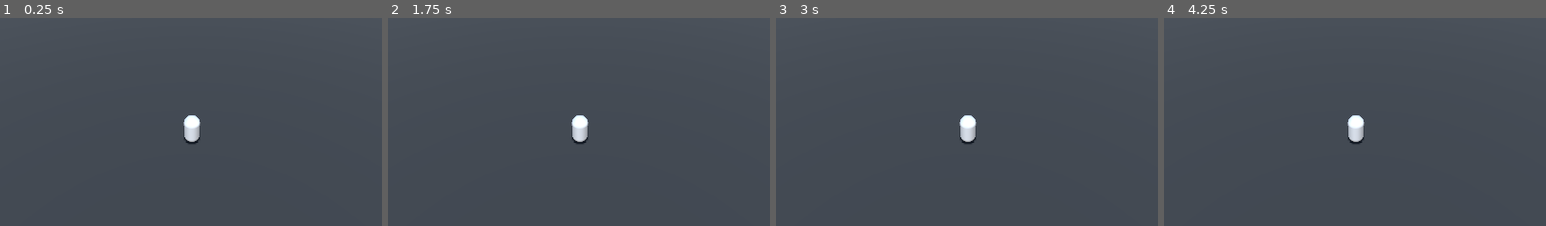
Above: before the commit, frames 1-4 (left to right).
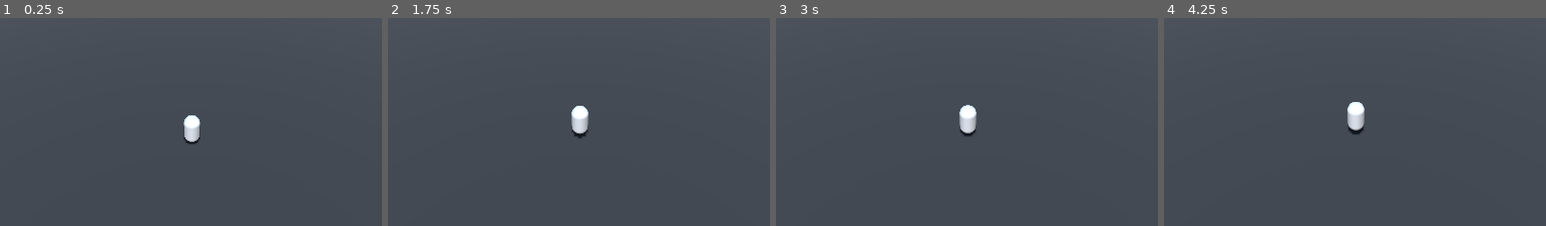
Above: after the commit, the same moments.

Repository: gabrielgad/Fridge-Fight
Game: Godot game, scene res://Scenes/Test2.tscn
Two runs of this game, one before a commit and one after it. Both use one fixed random seed, a clock stepped at 60 frames per second and the inputs below. Before the commit the project starts from res://environment.tscn.
Inputs:
- Up to frame 1 (0.25 s): no input
- Up to frame 2 (1.75 s): tap Enter (ui_accept) at 0.5, 0.6, 0.77, 1.07, 1.35, 1.52 s; hold R (Right) 0.53-1.28 s; hold S (Back) from 1.28 s (still down)
- Up to frame 3 (3 s): tap Enter (ui_accept) at 1.82, 2.1, 2.75, 2.85 s; release S (Back) at 2.03 s; hold R (Right) 2.03-2.78 s; hold W (Forward) from 2.78 s (still down)
- Up to frame 4 (4.25 s): tap Enter (ui_accept) at 3.02, 3.32, 3.6, 3.77, 4.07 s; release W (Forward) at 3.53 s; hold A (Left) from 3.53 s (still down)
The pictures show only the part of the screen within x 25-75%, y 24-74%; the shares and areas given below are measured in that part.

The runs differ from the first frame. In frame 2, 0.6% of the frame differs, in the area x 48-53%, y 42-61%; in frame 3, 0.6%; in frame 4, 0.8%, in the area x 48-53%, y 40-61%.

Commit message:
cleaning up files and fixing camera

Diff:
--- a/Player.gd
+++ /dev/null
@@ -1,28 +0,0 @@
-extends CharacterBody3D
-
-const SPEED = 8
-const JUMP_VELOCITY = 6
-
-var _velocity := Vector3.ZERO
-
-
-# Get the gravity from the project settings to be synced with RigidBody nodes.
-var gravity = ProjectSettings.get_setting("physics/3d/default_gravity")
-
-
-func _physics_process(delta):
-	# Add the gravity.
-	if not is_on_floor():
-		velocity.y -= gravity * delta
-
-	# Handle Jump.
-	if Input.is_action_just_pressed("ui_accept") and is_on_floor():
-		velocity.y = JUMP_VELOCITY
-
-	# Get the input direction and handle the movement/deceleration.
-	var move_direction := Vector3.ZERO
-	move_direction.x = Input.get_action_strength("Left") - Input.get_action_strength("Right")
-	move_direction.z = Input.get_action_strength("Forward") - Input.get_action_strength("Back")
-
-	_velocity.x = move_direction.x * SPEED
-	_velocity.z = move_direction.z * SPEED
--- a/3rd Person World.tscn
+++ b/Scenes/Test2.tscn
@@ -1,8 +1,7 @@
-[gd_scene load_steps=11 format=3 uid="uid://bnsuvkau4ngyy"]
+[gd_scene load_steps=10 format=3 uid="uid://cncaxh1b5nsmr"]
 
-[ext_resource type="PackedScene" uid="uid://c3nimjo3dgx25" path="res://Characters/Characters/gltf/Barbarian.glb" id="2_5jt7h"]
-[ext_resource type="Script" path="res://Player.gd" id="2_wbanw"]
-[ext_resource type="Script" path="res://Follow Camera.gd" id="3_x6has"]
+[ext_resource type="Texture2D" uid="uid://csdspme2cwqkt" path="res://Floor/CeramicPlainWhite001_REFL_4K.jpg" id="1_aplhb"]
+[ext_resource type="Script" path="res://Scripts/Player.gd" id="2_32132"]
 
 [sub_resource type="ProceduralSkyMaterial" id="ProceduralSkyMaterial_pbblo"]
 
@@ -16,9 +15,9 @@
 
 [sub_resource type="CameraAttributesPractical" id="CameraAttributesPractical_2wak7"]
 
-[sub_resource type="PlaneMesh" id="PlaneMesh_dxmkj"]
-size = Vector2(100, 100)
-center_offset = Vector3(0, -2, 0)
+[sub_resource type="StandardMaterial3D" id="StandardMaterial3D_jmhk5"]
+albedo_texture = ExtResource("1_aplhb")
+uv1_triplanar = true
 
 [sub_resource type="CapsuleShape3D" id="CapsuleShape3D_pjw7v"]
 
@@ -36,29 +35,23 @@
 transform = Transform3D(1, 0, 0, 0, 0.6396, 0.768708, 0, -0.768708, 0.6396, 0, 0, -2.43274)
 shadow_enabled = true
 
-[node name="MeshInstance3D" type="MeshInstance3D" parent="Map"]
-transform = Transform3D(1, 0, 0, 0, 1, 0, 0, 0, 1, -0.347343, 1.9782, 5.71905)
-mesh = SubResource("PlaneMesh_dxmkj")
+[node name="CSGBox3D" type="CSGBox3D" parent="Map"]
+material_override = SubResource("StandardMaterial3D_jmhk5")
+use_collision = true
+size = Vector3(100, 0.002, 100)
 
 [node name="Player" type="CharacterBody3D" parent="."]
 transform = Transform3D(1, 0, 0, 0, 1, 0, 0, 0, 1, 0, 1, 0)
-script = ExtResource("2_wbanw")
-
-[node name="Sprite3D" type="Sprite3D" parent="Player"]
-
-[node name="Barbarian" parent="Player/Sprite3D" instance=ExtResource("2_5jt7h")]
-transform = Transform3D(1, 0, 0, 0, 1, 0, 0, 0, 1, 0, -0.889571, 0)
+script = ExtResource("2_32132")
 
 [node name="CollisionShape3D" type="CollisionShape3D" parent="Player"]
 shape = SubResource("CapsuleShape3D_pjw7v")
 
 [node name="MeshInstance3D" type="MeshInstance3D" parent="Player"]
-visible = false
 mesh = SubResource("CapsuleMesh_h81ba")
 
 [node name="SpringArm3D" type="SpringArm3D" parent="."]
 transform = Transform3D(1, 0, 0, 0, 0.703295, 0.710898, 0, -0.710898, 0.703295, 0, 12.4676, 10.9925)
-script = ExtResource("3_x6has")
 
 [node name="Camera3D" type="Camera3D" parent="SpringArm3D"]
 current = true
--- /dev/null
+++ b/Scripts/Player.gd
@@ -0,0 +1,31 @@
+extends CharacterBody3D
+
+
+const SPEED = 5.0
+const JUMP_VELOCITY = 4.5
+
+# Get the gravity from the project settings to be synced with RigidBody nodes.
+var gravity = ProjectSettings.get_setting("physics/3d/default_gravity")
+
+
+func _physics_process(delta):
+	# Add the gravity.
+	if not is_on_floor():
+		velocity.y -= gravity * delta
+
+	# Handle Jump.
+	if Input.is_action_just_pressed("ui_accept") and is_on_floor():
+		velocity.y = JUMP_VELOCITY
+
+	# Get the input direction and handle the movement/deceleration.
+	# As good practice, you should replace UI actions with custom gameplay actions.
+	var input_dir = Input.get_vector("ui_left", "ui_right", "ui_up", "ui_down")
+	var direction = (transform.basis * Vector3(input_dir.x, 0, input_dir.y)).normalized()
+	if direction:
+		velocity.x = direction.x * SPEED
+		velocity.z = direction.z * SPEED
+	else:
+		velocity.x = move_toward(velocity.x, 0, SPEED)
+		velocity.z = move_toward(velocity.z, 0, SPEED)
+
+	move_and_slide()
--- a/environment.tscn
+++ /dev/null
@@ -1,57 +0,0 @@
-[gd_scene load_steps=10 format=3 uid="uid://cncaxh1b5nsmr"]
-
-[ext_resource type="Texture2D" uid="uid://csdspme2cwqkt" path="res://Floor/CeramicPlainWhite001_REFL_4K.jpg" id="1_aplhb"]
-[ext_resource type="Script" path="res://Player.gd" id="2_32132"]
-
-[sub_resource type="ProceduralSkyMaterial" id="ProceduralSkyMaterial_pbblo"]
-
-[sub_resource type="Sky" id="Sky_wt84e"]
-sky_material = SubResource("ProceduralSkyMaterial_pbblo")
-
-[sub_resource type="Environment" id="Environment_3htvr"]
-background_mode = 2
-sky = SubResource("Sky_wt84e")
-tonemap_mode = 3
-
-[sub_resource type="CameraAttributesPractical" id="CameraAttributesPractical_2wak7"]
-
-[sub_resource type="StandardMaterial3D" id="StandardMaterial3D_jmhk5"]
-albedo_texture = ExtResource("1_aplhb")
-uv1_triplanar = true
-
-[sub_resource type="CapsuleShape3D" id="CapsuleShape3D_pjw7v"]
-
-[sub_resource type="CapsuleMesh" id="CapsuleMesh_h81ba"]
-
-[node name="World" type="Node3D"]
-
-[node name="Map" type="Node3D" parent="."]
-
-[node name="WorldEnvironment" type="WorldEnvironment" parent="Map"]
-environment = SubResource("Environment_3htvr")
-camera_attributes = SubResource("CameraAttributesPractical_2wak7")
-
-[node name="DirectionalLight3D" type="DirectionalLight3D" parent="Map"]
-transform = Transform3D(1, 0, 0, 0, 0.6396, 0.768708, 0, -0.768708, 0.6396, 0, 0, -2.43274)
-shadow_enabled = true
-
-[node name="CSGBox3D" type="CSGBox3D" parent="Map"]
-material_override = SubResource("StandardMaterial3D_jmhk5")
-use_collision = true
-size = Vector3(100, 0.002, 100)
-
-[node name="Player" type="CharacterBody3D" parent="."]
-transform = Transform3D(1, 0, 0, 0, 1, 0, 0, 0, 1, 0, 1, 0)
-script = ExtResource("2_32132")
-
-[node name="CollisionShape3D" type="CollisionShape3D" parent="Player"]
-shape = SubResource("CapsuleShape3D_pjw7v")
-
-[node name="MeshInstance3D" type="MeshInstance3D" parent="Player"]
-mesh = SubResource("CapsuleMesh_h81ba")
-
-[node name="SpringArm3D" type="SpringArm3D" parent="."]
-transform = Transform3D(1, 0, 0, 0, 0.703295, 0.710898, 0, -0.710898, 0.703295, 0, 12.4676, 10.9925)
-
-[node name="Camera3D" type="Camera3D" parent="SpringArm3D"]
-current = true
--- a/icon.svg
+++ /dev/null
@@ -1 +0,0 @@
-<svg height="128" width="128" xmlns="http://www.w3.org/2000/svg"><rect x="2" y="2" width="124" height="124" rx="14" fill="#363d52" stroke="#212532" stroke-width="4"/><g transform="scale(.101) translate(122 122)"><g fill="#fff"><path d="M105 673v33q407 354 814 0v-33z"/><path fill="#478cbf" d="m105 673 152 14q12 1 15 14l4 67 132 10 8-61q2-11 15-15h162q13 4 15 15l8 61 132-10 4-67q3-13 15-14l152-14V427q30-39 56-81-35-59-83-108-43 20-82 47-40-37-88-64 7-51 8-102-59-28-123-42-26 43-46 89-49-7-98 0-20-46-46-89-64 14-123 42 1 51 8 102-48 27-88 64-39-27-82-47-48 49-83 108 26 42 56 81zm0 33v39c0 276 813 276 813 0v-39l-134 12-5 69q-2 10-14 13l-162 11q-12 0-16-11l-10-65H447l-10 65q-4 11-16 11l-162-11q-12-3-14-13l-5-69z"/><path d="M483 600c3 34 55 34 58 0v-86c-3-34-55-34-58 0z"/><circle cx="725" cy="526" r="90"/><circle cx="299" cy="526" r="90"/></g><g fill="#414042"><circle cx="307" cy="532" r="60"/><circle cx="717" cy="532" r="60"/></g></g></svg>
--- a/project.godot
+++ b/project.godot
@@ -11,9 +11,8 @@
 [application]
 
 config/name="Fridge Fight"
-run/main_scene="res://environment.tscn"
+run/main_scene="res://Scenes/Test2.tscn"
 config/features=PackedStringArray("4.1", "Forward Plus")
-config/icon="res://icon.svg"
 
 [display]
 
@@ -25,27 +24,27 @@
 
 Forward={
 "deadzone": 0.5,
-"events": [Object(InputEventKey,"resource_local_to_scene":false,"resource_name":"","device":0,"window_id":0,"alt_pressed":false,"shift_pressed":false,"ctrl_pressed":false,"meta_pressed":false,"pressed":false,"keycode":0,"physical_keycode":87,"key_label":0,"unicode":0,"echo":false,"script":null)
+"events": [Object(InputEventKey,"resource_local_to_scene":false,"resource_name":"","device":0,"window_id":0,"alt_pressed":false,"shift_pressed":false,"ctrl_pressed":false,"meta_pressed":false,"pressed":false,"keycode":87,"physical_keycode":0,"key_label":0,"unicode":0,"echo":false,"script":null)
 ]
 }
 Back={
 "deadzone": 0.5,
-"events": [Object(InputEventKey,"resource_local_to_scene":false,"resource_name":"","device":0,"window_id":0,"alt_pressed":false,"shift_pressed":false,"ctrl_pressed":false,"meta_pressed":false,"pressed":false,"keycode":0,"physical_keycode":83,"key_label":0,"unicode":0,"echo":false,"script":null)
+"events": [Object(InputEventKey,"resource_local_to_scene":false,"resource_name":"","device":0,"window_id":0,"alt_pressed":false,"shift_pressed":false,"ctrl_pressed":false,"meta_pressed":false,"pressed":false,"keycode":83,"physical_keycode":0,"key_label":0,"unicode":0,"echo":false,"script":null)
 ]
 }
 Left={
 "deadzone": 0.5,
-"events": [Object(InputEventKey,"resource_local_to_scene":false,"resource_name":"","device":0,"window_id":0,"alt_pressed":false,"shift_pressed":false,"ctrl_pressed":false,"meta_pressed":false,"pressed":false,"keycode":0,"physical_keycode":65,"key_label":0,"unicode":0,"echo":false,"script":null)
+"events": [Object(InputEventKey,"resource_local_to_scene":false,"resource_name":"","device":0,"window_id":0,"alt_pressed":false,"shift_pressed":false,"ctrl_pressed":false,"meta_pressed":false,"pressed":false,"keycode":65,"physical_keycode":0,"key_label":0,"unicode":0,"echo":false,"script":null)
 ]
 }
 Right={
 "deadzone": 0.5,
-"events": [Object(InputEventKey,"resource_local_to_scene":false,"resource_name":"","device":0,"window_id":0,"alt_pressed":false,"shift_pressed":false,"ctrl_pressed":false,"meta_pressed":false,"pressed":false,"keycode":0,"physical_keycode":82,"key_label":0,"unicode":0,"echo":false,"script":null)
+"events": [Object(InputEventKey,"resource_local_to_scene":false,"resource_name":"","device":0,"window_id":0,"alt_pressed":false,"shift_pressed":false,"ctrl_pressed":false,"meta_pressed":false,"pressed":false,"keycode":82,"physical_keycode":0,"key_label":0,"unicode":0,"echo":false,"script":null)
 ]
 }
 Jump={
 "deadzone": 0.5,
-"events": [Object(InputEventKey,"resource_local_to_scene":false,"resource_name":"","device":0,"window_id":0,"alt_pressed":false,"shift_pressed":false,"ctrl_pressed":false,"meta_pressed":false,"pressed":false,"keycode":0,"physical_keycode":32,"key_label":0,"unicode":0,"echo":false,"script":null)
+"events": [Object(InputEventKey,"resource_local_to_scene":false,"resource_name":"","device":0,"window_id":0,"alt_pressed":false,"shift_pressed":false,"ctrl_pressed":false,"meta_pressed":false,"pressed":false,"keycode":32,"physical_keycode":0,"key_label":0,"unicode":0,"echo":false,"script":null)
 ]
 }
 
Renamed: Follow Camera.gd -> Scripts/Follow Camera.gd
Not shown, removed: icon.svg.import
